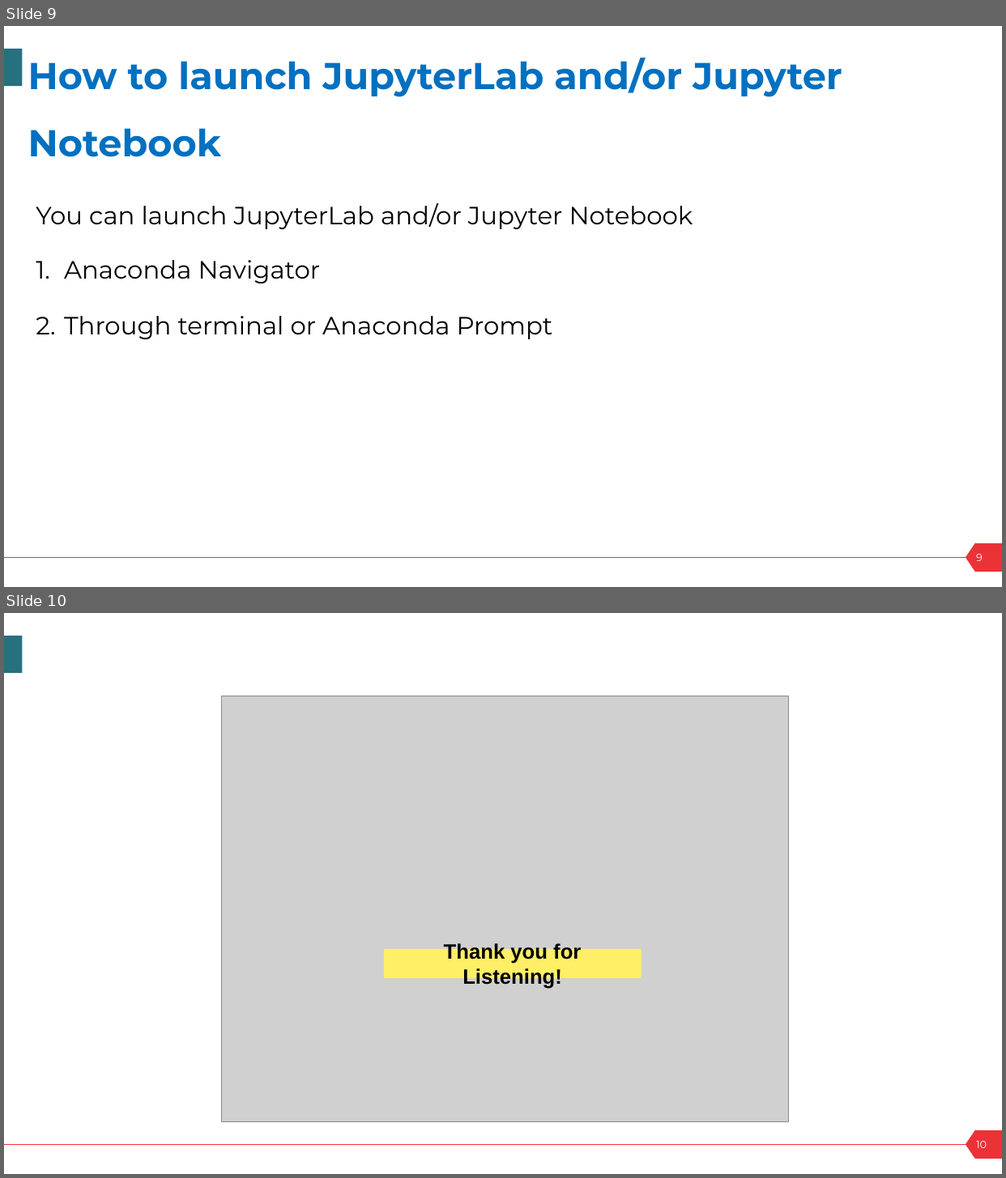
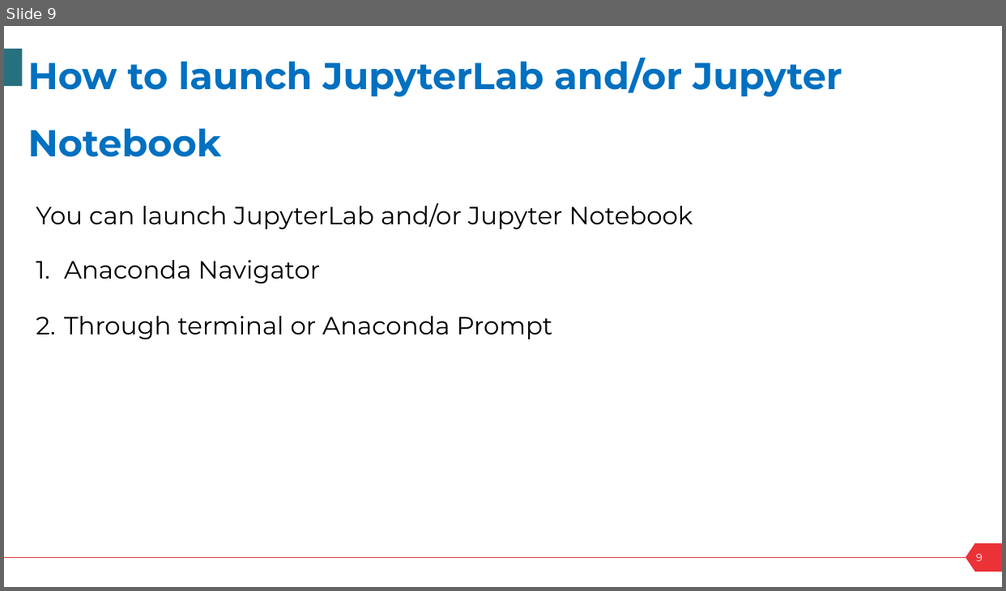
Before and after one commit to tauniversity/TAU-Data-Science-Training, a slide deck: Data Science resources/Programming in Python/Slides/Slide Unit 1/Anaconda distribution.pptx. Shown one above the other, each under a label of ours: slides 9 and 10 before the commit, slide 9 after it. The pictures are 1006x1178 and 1006x591 pixels, drawn with LibreOffice and Linux fonts; fonts in the diff are those of the drawing; grey boxes stand for pictures. Boxes give left, top, right and bottom in pixels: in the first picture for what was removed or moved away, otherwise in the second. Text is boxed around its words. In the diff, an @@ line names an element or a change of style, - is before the commit and + after.

```diff
--- a/Data Science resources/Programming in Python/Slides/Slide Unit 1/Anaconda distribution.pptx
+++ b/Data Science resources/Programming in Python/Slides/Slide Unit 1/Anaconda distribution.pptx
@@ slide 10 removed at (4, 613, 1002, 1174), background #FFFFFF; not listed: 4 template elements that a slide beside it also shows @@
@@ picture removed at (221, 696, 789, 1122) @@
@@ rectangle removed at (384, 949, 641, 978) @@
-Thank you for Listening!
```
Also in this commit, not shown: 1 slide changed, 1 slide added, 6 other files.
